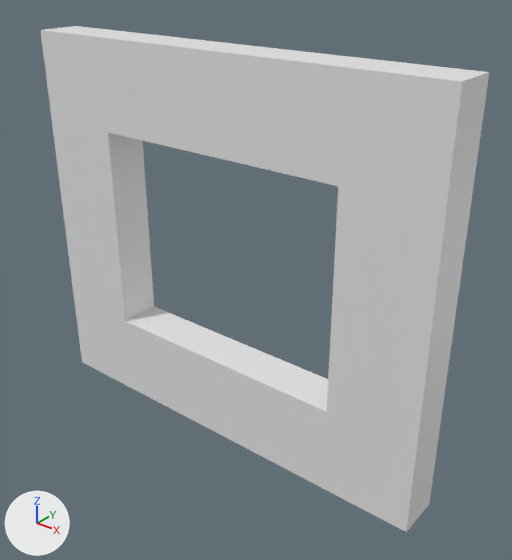
One commit to the OBJ model Deployment/Data/Meshes/oven_door.obj: the scene before it, then after it.
Camera for both pictures: a camera (50 mm lens) standing at (1.85, -1.21, 1.13) and looking at (0.17, 0.88, -0.17). The lights are fixed; the arrows at lower left show +X, +Y and +Z. Where no turn or scale is listed for an object, it has been applied to the vertices. Vertices at the same position are counted once.

In view in the first picture: 'Door_Cube.000'.
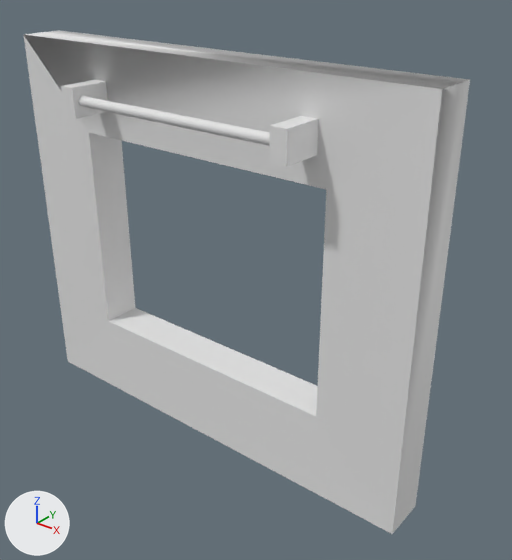
What the commit changed:
me_door_cube_000 is used by ob_door_cube_000; location (0.0, 0.0, 0.0).
me_door_cube_000 had 16 vertices, 32 faces and spanned x -1.0..1.0, y 0.8..1.0, z -1.0..0.75.
me_door_cube_000 now has 96 vertices, 180 faces and spans x -0.99..0.98, y 0.54..0.9, z -0.94..0.74.
me_door_cube_000 part 1: the whole mesh is rebuilt.

Location of each change, [x1, y1, x2, y2] in pixels of the pictures (512 x 560 px):
'Door_Cube.000', reshaped: before [40, 26, 489, 532]; after [23, 30, 470, 534]
